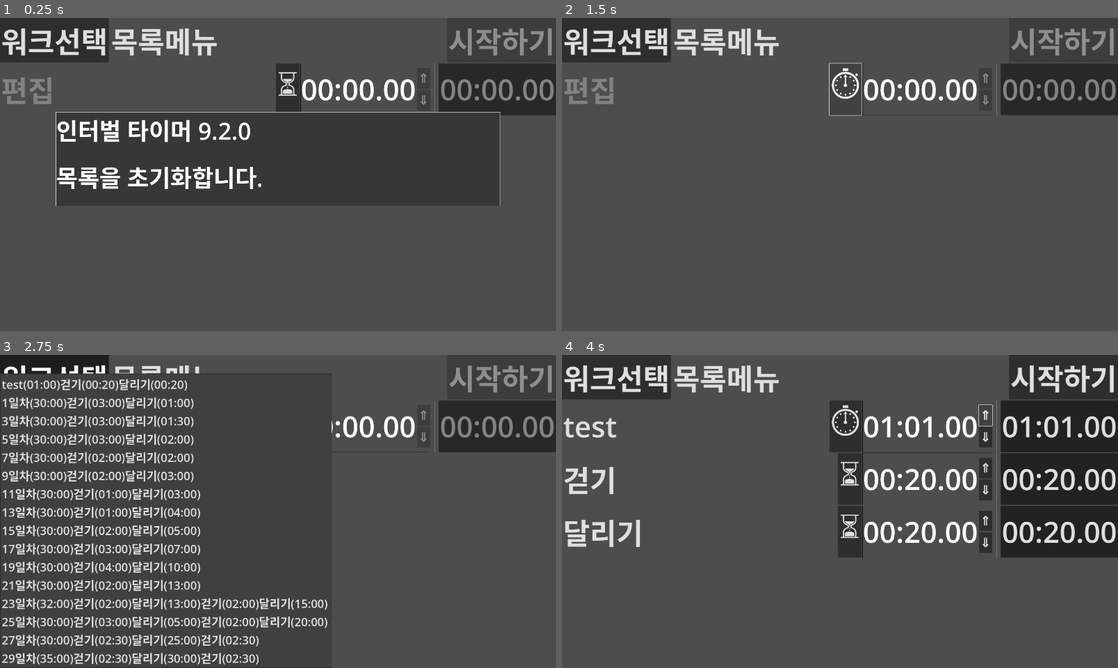
Above: before the commit, frames 1-4 (two rows, left to right).
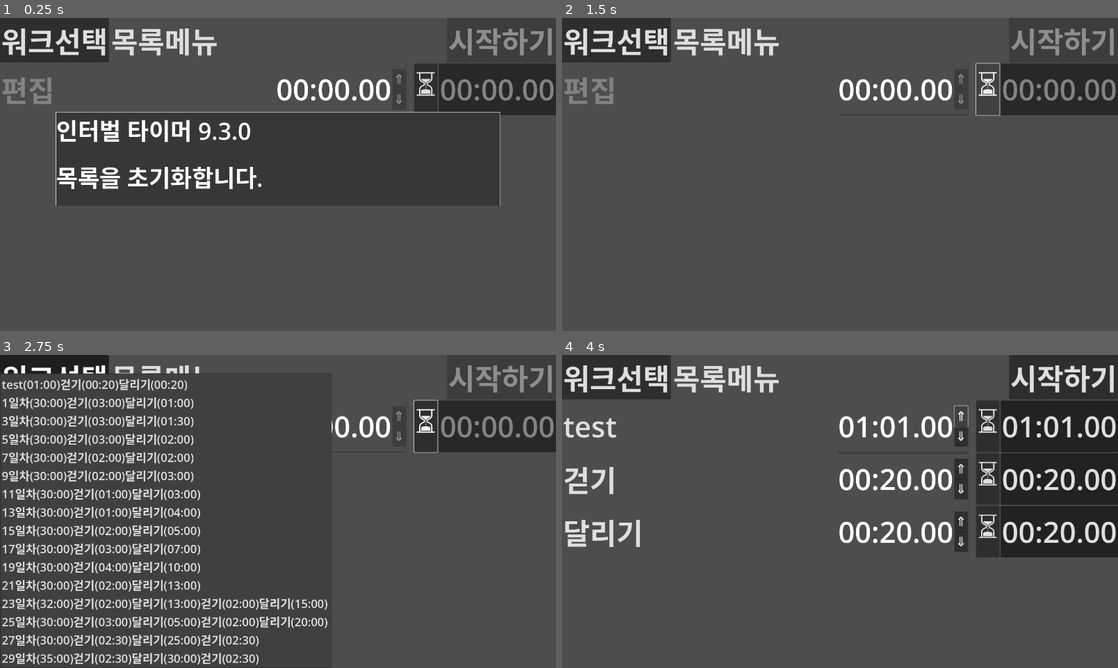
Above: after the commit, the same moments.

Repository: kasworld/maranic
Game: Godot game, scene res://main.tscn
Same seed, same stepped clock (60 frames per second), same inputs: the game is played once before the commit and once after it.
Inputs:
- Up to frame 1 (0.25 s): no input
- Up to frame 2 (1.5 s): click "⏳" at 0.5 s; click "⏳" (after the commit: "⏱") at 1.25 s
- Up to frame 3 (2.75 s): click "워크선택" at 2 s
- Up to frame 4 (4 s): click "목록메뉴" at 2.75 s; click "⇑" at 3.5 s

The runs differ from the first frame. In frame 1, 1.7% of the frame differs, in the area x 39-79%, y 14-40%; in frame 2, 1.2%; in frame 3, 1.0%; in frame 4, 6.2%, in the area x 48-79%, y 14-65%.
Error in both runs: Invalid access of index '0' on a base object of type: 'PackedStringArray'. (res://main.gd:8)

Commit message:
show/hide intedit

Diff:
--- a/int_edit/int_edit.gd
+++ b/int_edit/int_edit.gd
@@ -8,19 +8,24 @@
 @onready var incbtn = $HBoxContainer/VBoxContainer/IncButton
 @onready var decbtn = $HBoxContainer/VBoxContainer/DecButton
 
-signal value_changed() # emit button up
-signal over_limit_low_reached() # emit when try dec on low limit value
-signal over_limit_high_reached() # emit when try inc on high limit value
+signal value_changed(idx:int) # emit button up
+signal over_limit_low_reached(idx:int) # emit when try dec on low limit value
+signal over_limit_high_reached(idx:int) # emit when try inc on high limit value
 
+var index :int
 var limit_high :int
 var use_limit_high :bool
 var init_value :int
 var limit_low :int
 var use_limit_low :bool
 var current_value :int
+
 var formater :Callable = default_formater
+func default_formater(v:int)->String:
+	return "%d" % v
 
-func init(fsize :int, fmt :Callable=default_formater)->void:
+func init(idx:int, fsize :int, fmt :Callable=default_formater)->void:
+	index = idx
 	$HBoxContainer/ValueLabel.theme.default_font_size = fsize
 	$HBoxContainer/VBoxContainer/IncButton.theme.default_font_size = fsize*0.9/2
 	$HBoxContainer/VBoxContainer/DecButton.theme.default_font_size = fsize*0.9/2
@@ -44,9 +49,6 @@
 	current_value = init_value
 	update_label()
 
-func default_formater(v:int)->String:
-	return "%d" % v
-
 func update_label()->void:
 	vallabel.text = formater.call(current_value)
 
@@ -63,9 +65,9 @@
 	if use_limit_high:
 		if current_value >= limit_high:
 			current_value = limit_high
-			over_limit_high_reached.emit()
+			over_limit_high_reached.emit(index)
 	if current_value != oldval:
-		value_changed.emit()
+		value_changed.emit(index)
 		update_label()
 
 func dec(v :int)->void:
@@ -74,9 +76,9 @@
 	if use_limit_low:
 		if current_value <= limit_low:
 			current_value = limit_low
-			over_limit_low_reached.emit()
+			over_limit_low_reached.emit(index)
 	if current_value != oldval:
-		value_changed.emit()
+		value_changed.emit(index)
 		update_label()
 
 const click_inc_sec = 1
--- a/int_edit/int_edit.tscn
+++ b/int_edit/int_edit.tscn
@@ -48,6 +48,7 @@
 
 [node name="VBoxContainer" type="VBoxContainer" parent="HBoxContainer"]
 layout_mode = 2
+theme_override_constants/separation = -2
 alignment = 1
 
 [node name="IncButton" type="Button" parent="HBoxContainer/VBoxContainer"]
--- a/main.gd
+++ b/main.gd
@@ -23,7 +23,7 @@
 func _ready() -> void:
 	var vp_rect = get_viewport_rect()
 	var msgrect = Rect2( vp_rect.size.x * 0.1 ,vp_rect.size.y * 0.3 , vp_rect.size.x * 0.8 , vp_rect.size.y * 0.3 )
-	$TimedMessage.init(msgrect, tr("인터벌 타이머 9.2.0"))
+	$TimedMessage.init(msgrect, tr("인터벌 타이머 9.3.0"))
 	WorkListMenuButton.get_popup().theme = preload("res://menulist_theme.tres")
 	CmdMenuButton.get_popup().theme = preload("res://menulist_theme.tres")
 	WorkListMenuButton.get_popup().index_pressed.connect(work_list_menu_index_pressed)
--- a/subwork_node.gd
+++ b/subwork_node.gd
@@ -15,10 +15,11 @@
 	$MenuButton.get_popup().index_pressed.connect(_on_menu_index_pressed)
 	$TimeRecorder.init(0, fsize, TickLib.tick2str)
 	$TimeRecorder.overrun.connect(_on_timerecorder_overrun)
-	$IntEdit.init(fsize, TickLib.tick2str)
-	$IntEdit.set_limits( 0,true,0,99,false)
+	$IntEdit.init(0,fsize, TickLib.tick2str)
+	$IntEdit.set_limits(0,true,0,99,false)
 	$IntEdit.value_changed.connect(_on_edit_value_changed)
 	$ToggleButton.theme.default_font_size = fsize
+	mode_countdowntimer()
 
 func set_subwork(i :int, sw :WorkList.SubWork)->void:
 	subwork_index = i
@@ -28,12 +29,11 @@
 	$TimeRecorder.set_initial_sec(subwork.second)
 	$IntEdit.set_init_value(subwork.second)
 
-
 func _on_timerecorder_overrun(v:float)->void:
 	time_reached.emit(subwork_index, v)
 	reset_time()
 
-func _on_edit_value_changed() ->void:
+func _on_edit_value_changed(n:int) ->void:
 	subwork.second = $IntEdit.get_value()
 	if subwork.second < 0 :
 		subwork.second = 0
@@ -96,12 +96,18 @@
 func _on_name_edit_focus_entered() -> void:
 	edit_name( true)
 
+func mode_stopwatch()->void:
+	$ToggleButton.text = "⏱"
+	$TimeRecorder.set_stopwatch()
+	$IntEdit.visible = false
+
+func mode_countdowntimer()->void:
+	$ToggleButton.text = "⏳"
+	$IntEdit.visible = true
+	$TimeRecorder.set_initial_sec($IntEdit.get_value())
+
 func _on_toggle_button_toggled(toggled_on: bool) -> void:
 	if toggled_on:
-		$ToggleButton.text = "⏳"
-		$IntEdit.disable_buttons(false)
+		mode_stopwatch()
 	else:
-		$ToggleButton.text = "⏱"
-		$IntEdit.disable_buttons(true)
-		$TimeRecorder.set_stopwatch()
-		$IntEdit.set_init_value(0)
+		mode_countdowntimer()
--- a/subwork_node.tscn
+++ b/subwork_node.tscn
@@ -40,18 +40,18 @@
 layout_mode = 2
 size_flags_horizontal = 3
 
-[node name="ToggleButton" type="Button" parent="."]
-layout_mode = 2
-theme = SubResource("Theme_ygxnd")
-toggle_mode = true
-text = "⏳"
-
 [node name="IntEdit" parent="." instance=ExtResource("4_fn27v")]
 layout_mode = 2
 
 [node name="VSeparator" type="VSeparator" parent="."]
 custom_minimum_size = Vector2(20, 0)
 layout_mode = 2
+
+[node name="ToggleButton" type="Button" parent="."]
+layout_mode = 2
+theme = SubResource("Theme_ygxnd")
+toggle_mode = true
+text = "⏳"
 
 [node name="TimeRecorder" parent="." instance=ExtResource("5_miup7")]
 layout_mode = 2
--- a/time_recorder/time_recorder.gd
+++ b/time_recorder/time_recorder.gd
@@ -29,8 +29,8 @@
 	reset()
 
 func set_stopwatch()->void:
+	initial_sec = 0
 	is_downward = false
-	initial_sec = 0
 	reset()
 
 func disable_buttons(b :bool)->void:
--- a/time_recorder/time_recorder.tscn
+++ b/time_recorder/time_recorder.tscn
@@ -2,20 +2,18 @@
 
 [ext_resource type="Script" path="res://time_recorder/time_recorder.gd" id="1_gtvcd"]
 
-[sub_resource type="SystemFont" id="SystemFont_krevf"]
+[sub_resource type="SystemFont" id="SystemFont_s237w"]
 
-[sub_resource type="Theme" id="Theme_7ymif"]
-default_font = SubResource("SystemFont_krevf")
-default_font_size = 100
+[sub_resource type="Theme" id="Theme_lwwqo"]
+default_font = SubResource("SystemFont_s237w")
 
 [node name="TimeRecorder" type="PanelContainer"]
 focus_mode = 2
-theme = SubResource("Theme_7ymif")
+theme = SubResource("Theme_lwwqo")
 script = ExtResource("1_gtvcd")
 
 [node name="ButtonSec" type="Button" parent="."]
 layout_mode = 2
-size_flags_horizontal = 3
 text = "00:00.00"
 
 [node name="Timer" type="Timer" parent="."]
Not shown, changed: .gitignore
